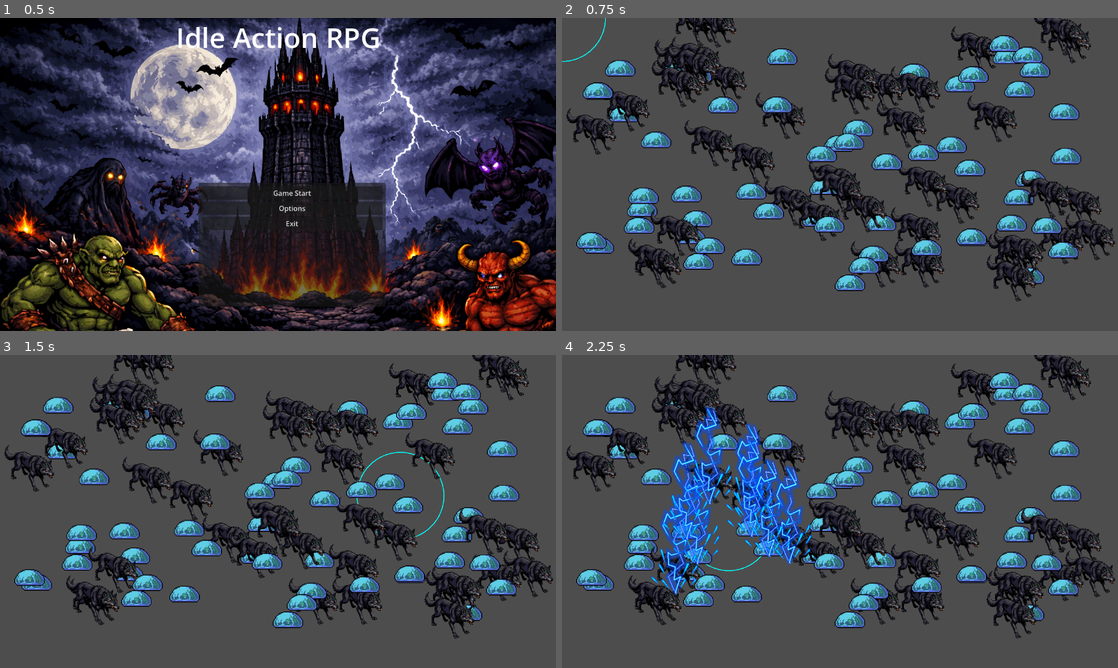
Above: before the commit, frames 1-4 (two rows, left to right).
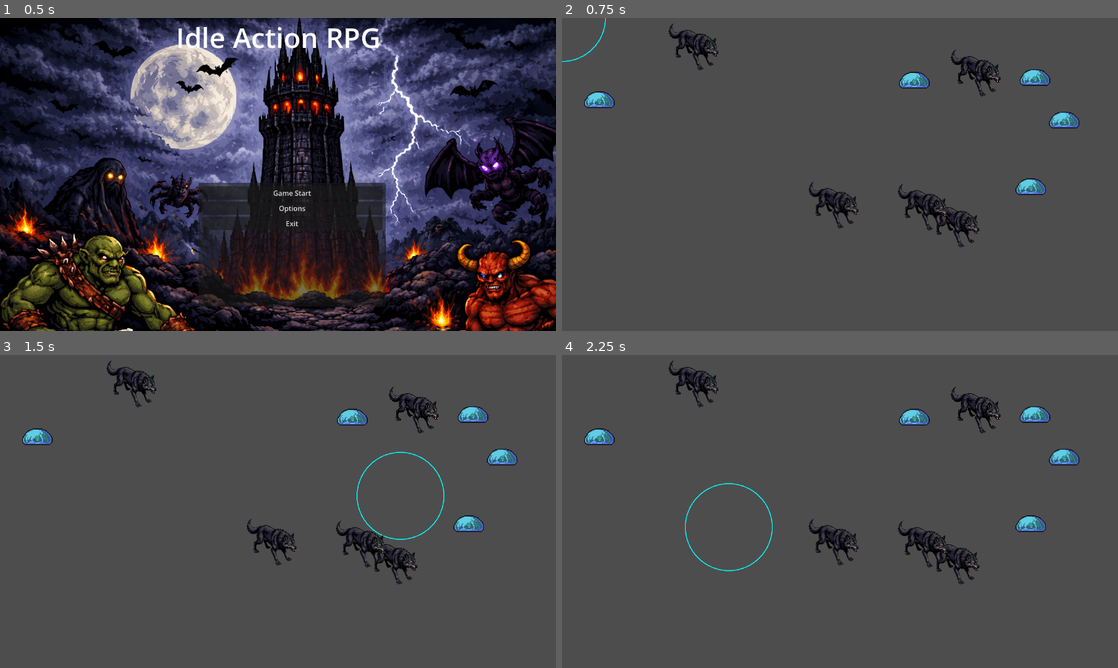
Above: after the commit, the same moments.

Repository: Chopstick83/godot_idle_arpg
Game: Godot game, scene res://mainmenu.tscn
The game is run twice, just before and just after one commit, with the same random seed, the same clock (stepped at 60 frames per second) and the same inputs.
Inputs (mouse positions are in pixels of both pictures, inside the frame that each line leads up to):
- Up to frame 1 (0.5 s): no input
- Up to frame 2 (0.75 s): click "Game Start" at 0.5 s
- Up to frame 3 (1.5 s): tap Enter at 1.25 s; move the mouse to (400, 495) at 1.27 s
- Up to frame 4 (2.25 s): move the mouse to (728, 527) at 2.02 s

Frame 1 is identical in both runs. In frame 2, 27% of the frame differs, in the area x 0-100%, y 0-91%; in frame 3, 27%; in frame 4, 32%.

Commit message:
feat: vfx 및 sfx 추가

Diff:
--- a/Enemy/slime.tscn
+++ b/Enemy/slime.tscn
@@ -10,7 +10,6 @@
 script = ExtResource("1_6ksop")
 
 [node name="Sprite2D" type="Sprite2D" parent="." unique_id=1618503000]
-position = Vector2(0, -19)
 texture = ExtResource("1_abhn7")
 region_enabled = true
 region_rect = Rect2(799, 1114, 70, 38)
@@ -18,5 +17,4 @@
 [node name="Area2D" type="Area2D" parent="." unique_id=1089835394]
 
 [node name="CollisionShape2D" type="CollisionShape2D" parent="Area2D" unique_id=1290180496]
-position = Vector2(0, -19)
 shape = SubResource("RectangleShape2D_6ksop")
--- a/Enemy/wolf.tscn
+++ b/Enemy/wolf.tscn
@@ -10,7 +10,6 @@
 script = ExtResource("1_dvde6")
 
 [node name="Sprite2D" type="Sprite2D" parent="." unique_id=1618503000]
-position = Vector2(0, -54)
 texture = ExtResource("2_p67tn")
 region_enabled = true
 region_rect = Rect2(903, 1172, 115, 108)
@@ -18,5 +17,4 @@
 [node name="Area2D" type="Area2D" parent="." unique_id=80206631]
 
 [node name="CollisionShape2D" type="CollisionShape2D" parent="Area2D" unique_id=852806467]
-position = Vector2(0, -54)
 shape = SubResource("RectangleShape2D_dvde6")
--- /dev/null
+++ b/Vfx/Hit/hit.tscn
@@ -0,0 +1,52 @@
+[gd_scene format=3 uid="uid://byfanui6j7vle"]
+
+[ext_resource type="Texture2D" uid="uid://cc42agnmibmvl" path="res://Vfx/Hit/hit.png" id="1_f7m4i"]
+[ext_resource type="Script" uid="uid://cr6oaaepu3vx1" path="res://Vfx/vfx.gd" id="2_8skax"]
+
+[sub_resource type="AtlasTexture" id="AtlasTexture_8skax"]
+atlas = ExtResource("1_f7m4i")
+region = Rect2(0, 0, 64, 64)
+
+[sub_resource type="AtlasTexture" id="AtlasTexture_12qoh"]
+atlas = ExtResource("1_f7m4i")
+region = Rect2(64, 0, 64, 64)
+
+[sub_resource type="AtlasTexture" id="AtlasTexture_mt6dw"]
+atlas = ExtResource("1_f7m4i")
+region = Rect2(128, 0, 64, 64)
+
+[sub_resource type="AtlasTexture" id="AtlasTexture_2yu43"]
+atlas = ExtResource("1_f7m4i")
+region = Rect2(192, 0, 64, 64)
+
+[sub_resource type="AtlasTexture" id="AtlasTexture_el0mt"]
+atlas = ExtResource("1_f7m4i")
+region = Rect2(256, 0, 64, 64)
+
+[sub_resource type="SpriteFrames" id="SpriteFrames_edvjq"]
+animations = [{
+"frames": [{
+"duration": 1.0,
+"texture": SubResource("AtlasTexture_8skax")
+}, {
+"duration": 1.0,
+"texture": SubResource("AtlasTexture_12qoh")
+}, {
+"duration": 1.0,
+"texture": SubResource("AtlasTexture_mt6dw")
+}, {
+"duration": 1.0,
+"texture": SubResource("AtlasTexture_2yu43")
+}, {
+"duration": 1.0,
+"texture": SubResource("AtlasTexture_el0mt")
+}],
+"loop": false,
+"name": &"default",
+"speed": 15.0
+}]
+
+[node name="hit" type="AnimatedSprite2D" unique_id=1971928662]
+sprite_frames = SubResource("SpriteFrames_edvjq")
+frame_progress = 0.5204692
+script = ExtResource("2_8skax")
--- /dev/null
+++ b/Vfx/Hit2/hit2.tscn
@@ -0,0 +1,52 @@
+[gd_scene format=3 uid="uid://ds5vbd5tnenmi"]
+
+[ext_resource type="Texture2D" uid="uid://cumdvstqff2p8" path="res://Vfx/Hit2/hit2.png" id="1_kpaih"]
+[ext_resource type="Script" uid="uid://cr6oaaepu3vx1" path="res://Vfx/vfx.gd" id="2_h1uaj"]
+
+[sub_resource type="AtlasTexture" id="AtlasTexture_h1uaj"]
+atlas = ExtResource("1_kpaih")
+region = Rect2(0, 0, 64, 64)
+
+[sub_resource type="AtlasTexture" id="AtlasTexture_np4ym"]
+atlas = ExtResource("1_kpaih")
+region = Rect2(64, 0, 64, 64)
+
+[sub_resource type="AtlasTexture" id="AtlasTexture_i3q5r"]
+atlas = ExtResource("1_kpaih")
+region = Rect2(128, 0, 64, 64)
+
+[sub_resource type="AtlasTexture" id="AtlasTexture_ksbgp"]
+atlas = ExtResource("1_kpaih")
+region = Rect2(192, 0, 64, 64)
+
+[sub_resource type="AtlasTexture" id="AtlasTexture_pj74y"]
+atlas = ExtResource("1_kpaih")
+region = Rect2(256, 0, 64, 64)
+
+[sub_resource type="SpriteFrames" id="SpriteFrames_edvjq"]
+animations = [{
+"frames": [{
+"duration": 1.0,
+"texture": SubResource("AtlasTexture_h1uaj")
+}, {
+"duration": 1.0,
+"texture": SubResource("AtlasTexture_np4ym")
+}, {
+"duration": 1.0,
+"texture": SubResource("AtlasTexture_i3q5r")
+}, {
+"duration": 1.0,
+"texture": SubResource("AtlasTexture_ksbgp")
+}, {
+"duration": 1.0,
+"texture": SubResource("AtlasTexture_pj74y")
+}],
+"loop": false,
+"name": &"default",
+"speed": 15.0
+}]
+
+[node name="hit" type="AnimatedSprite2D" unique_id=1971928662]
+sprite_frames = SubResource("SpriteFrames_edvjq")
+frame_progress = 0.5204692
+script = ExtResource("2_h1uaj")
--- /dev/null
+++ b/Vfx/Hit3/hit3.tscn
@@ -0,0 +1,66 @@
+[gd_scene format=3 uid="uid://ckvx7v0bcvpsv"]
+
+[ext_resource type="Texture2D" uid="uid://cyk7iil0ltp46" path="res://Vfx/Hit3/hit3.png" id="1_vpl2l"]
+[ext_resource type="Script" uid="uid://cr6oaaepu3vx1" path="res://Vfx/vfx.gd" id="2_4lxur"]
+
+[sub_resource type="AtlasTexture" id="AtlasTexture_4lxur"]
+atlas = ExtResource("1_vpl2l")
+region = Rect2(0, 0, 64, 64)
+
+[sub_resource type="AtlasTexture" id="AtlasTexture_u8grv"]
+atlas = ExtResource("1_vpl2l")
+region = Rect2(64, 0, 64, 64)
+
+[sub_resource type="AtlasTexture" id="AtlasTexture_40cjm"]
+atlas = ExtResource("1_vpl2l")
+region = Rect2(128, 0, 64, 64)
+
+[sub_resource type="AtlasTexture" id="AtlasTexture_h140o"]
+atlas = ExtResource("1_vpl2l")
+region = Rect2(192, 0, 64, 64)
+
+[sub_resource type="AtlasTexture" id="AtlasTexture_8ckbb"]
+atlas = ExtResource("1_vpl2l")
+region = Rect2(256, 0, 64, 64)
+
+[sub_resource type="AtlasTexture" id="AtlasTexture_es5oi"]
+atlas = ExtResource("1_vpl2l")
+region = Rect2(0, 64, 64, 64)
+
+[sub_resource type="AtlasTexture" id="AtlasTexture_amuex"]
+atlas = ExtResource("1_vpl2l")
+region = Rect2(64, 64, 64, 64)
+
+[sub_resource type="SpriteFrames" id="SpriteFrames_edvjq"]
+animations = [{
+"frames": [{
+"duration": 1.0,
+"texture": SubResource("AtlasTexture_4lxur")
+}, {
+"duration": 1.0,
+"texture": SubResource("AtlasTexture_u8grv")
+}, {
+"duration": 1.0,
+"texture": SubResource("AtlasTexture_40cjm")
+}, {
+"duration": 1.0,
+"texture": SubResource("AtlasTexture_h140o")
+}, {
+"duration": 1.0,
+"texture": SubResource("AtlasTexture_8ckbb")
+}, {
+"duration": 1.0,
+"texture": SubResource("AtlasTexture_es5oi")
+}, {
+"duration": 1.0,
+"texture": SubResource("AtlasTexture_amuex")
+}],
+"loop": false,
+"name": &"default",
+"speed": 35.0
+}]
+
+[node name="hit" type="AnimatedSprite2D" unique_id=1971928662]
+sprite_frames = SubResource("SpriteFrames_edvjq")
+frame_progress = 0.5204692
+script = ExtResource("2_4lxur")
--- /dev/null
+++ b/Vfx/Hits/hits.tscn
@@ -0,0 +1,11 @@
+[gd_scene format=3 uid="uid://bub5nn2eedveb"]
+
+[ext_resource type="PackedScene" uid="uid://ckvx7v0bcvpsv" path="res://Vfx/Hit3/hit3.tscn" id="1_auvyr"]
+
+[node name="Node2D" type="Node2D" unique_id=620353719]
+
+[node name="hit" parent="." unique_id=1971928662 instance=ExtResource("1_auvyr")]
+position = Vector2(0, -32)
+
+[node name="hit2" parent="." unique_id=1101078790 instance=ExtResource("1_auvyr")]
+position = Vector2(-52, 14)
--- /dev/null
+++ b/Vfx/Slash/slash.tscn
@@ -0,0 +1,87 @@
+[gd_scene format=3 uid="uid://l63bge7y2cw0"]
+
+[ext_resource type="Texture2D" uid="uid://c6uyr0xoxg4tx" path="res://Vfx/Slash/Slash.png" id="1_hgeqi"]
+[ext_resource type="Script" uid="uid://cr6oaaepu3vx1" path="res://Vfx/vfx.gd" id="2_fwdot"]
+
+[sub_resource type="AtlasTexture" id="AtlasTexture_fwdot"]
+atlas = ExtResource("1_hgeqi")
+region = Rect2(0, 0, 128, 128)
+
+[sub_resource type="AtlasTexture" id="AtlasTexture_yfknu"]
+atlas = ExtResource("1_hgeqi")
+region = Rect2(128, 0, 128, 128)
+
+[sub_resource type="AtlasTexture" id="AtlasTexture_gxef0"]
+atlas = ExtResource("1_hgeqi")
+region = Rect2(256, 0, 128, 128)
+
+[sub_resource type="AtlasTexture" id="AtlasTexture_kdhvj"]
+atlas = ExtResource("1_hgeqi")
+region = Rect2(384, 0, 128, 128)
+
+[sub_resource type="AtlasTexture" id="AtlasTexture_g6h14"]
+atlas = ExtResource("1_hgeqi")
+region = Rect2(512, 0, 128, 128)
+
+[sub_resource type="AtlasTexture" id="AtlasTexture_mb3vf"]
+atlas = ExtResource("1_hgeqi")
+region = Rect2(0, 128, 128, 128)
+
+[sub_resource type="AtlasTexture" id="AtlasTexture_56p5b"]
+atlas = ExtResource("1_hgeqi")
+region = Rect2(128, 128, 128, 128)
+
+[sub_resource type="AtlasTexture" id="AtlasTexture_p6771"]
+atlas = ExtResource("1_hgeqi")
+region = Rect2(256, 128, 128, 128)
+
+[sub_resource type="AtlasTexture" id="AtlasTexture_pfcko"]
+atlas = ExtResource("1_hgeqi")
+region = Rect2(384, 128, 128, 128)
+
+[sub_resource type="AtlasTexture" id="AtlasTexture_t3qwi"]
+atlas = ExtResource("1_hgeqi")
+region = Rect2(512, 128, 128, 128)
+
+[sub_resource type="SpriteFrames" id="SpriteFrames_edvjq"]
+animations = [{
+"frames": [{
+"duration": 1.0,
+"texture": SubResource("AtlasTexture_fwdot")
+}, {
+"duration": 1.0,
+"texture": SubResource("AtlasTexture_yfknu")
+}, {
+"duration": 1.0,
+"texture": SubResource("AtlasTexture_gxef0")
+}, {
+"duration": 1.0,
+"texture": SubResource("AtlasTexture_kdhvj")
+}, {
+"duration": 1.0,
+"texture": SubResource("AtlasTexture_g6h14")
+}, {
+"duration": 1.0,
+"texture": SubResource("AtlasTexture_mb3vf")
+}, {
+"duration": 1.0,
+"texture": SubResource("AtlasTexture_56p5b")
+}, {
+"duration": 1.0,
+"texture": SubResource("AtlasTexture_p6771")
+}, {
+"duration": 1.0,
+"texture": SubResource("AtlasTexture_pfcko")
+}, {
+"duration": 1.0,
+"texture": SubResource("AtlasTexture_t3qwi")
+}],
+"loop": false,
+"name": &"default",
+"speed": 15.0
+}]
+
+[node name="slash" type="AnimatedSprite2D" unique_id=1971928662]
+sprite_frames = SubResource("SpriteFrames_edvjq")
+frame_progress = 0.5204692
+script = ExtResource("2_fwdot")
--- a/Vfx/Thunder/thunder.tscn
+++ b/Vfx/Thunder/thunder.tscn
@@ -1,6 +1,6 @@
 [gd_scene format=3 uid="uid://tq0ge43dhgda"]
 
-[ext_resource type="Script" uid="uid://cr6oaaepu3vx1" path="res://Vfx/Thunder/thunder.gd" id="1_nundx"]
+[ext_resource type="Script" uid="uid://cr6oaaepu3vx1" path="res://Vfx/vfx.gd" id="1_nundx"]
 [ext_resource type="Texture2D" uid="uid://cbdllpmwv25ul" path="res://Vfx/Thunder/Thunder.png" id="1_y6r5b"]
 
 [sub_resource type="AtlasTexture" id="AtlasTexture_nundx"]
--- a/main.gd
+++ b/main.gd
@@ -3,6 +3,7 @@
 @onready var timer: Timer = $Timer
 @onready var area_2d: Area2D = $Area2D
 @onready var collision_shape_2d: CollisionShape2D = $Area2D/CollisionShape2D
+@onready var attack_sound_player: AudioStreamPlayer = $AttackSoundPlayer
 
 var slime_resource = preload("res://Enemy/slime.tscn")
 var wolf_resource = preload("res://Enemy/wolf.tscn")
@@ -11,7 +12,7 @@
 	slime_resource, wolf_resource
 ]
 
-@export var lightning_effect_scene: PackedScene # 인스펙터에서 번개 이펙트 씬 할당
+@export var attack_effect_scene: PackedScene # 인스펙터에서 공격 이펙트 씬 할당
 
 var enemies_in_area: Array[Node2D] = []
 var is_mouse_hovering: bool = false
@@ -29,7 +30,7 @@
 	area_2d.global_position = current_mouse_pos
 
 func _ready() -> void:
-	var num_enemies = 100
+	var num_enemies = 10
 	collision_shape_2d.shape.radius = mouse_radius
 
 	var viewport_size = get_viewport_rect().size
@@ -51,14 +52,20 @@
 		if not is_instance_valid(enemy):
 			continue
 
-		var effect = lightning_effect_scene.instantiate()
+		var effect = attack_effect_scene.instantiate()
 
 		# 이펙트를 씬 트리에 추가 (적의 자식으로 넣으면 적이 죽을 때 이펙트도 같이 사라지므로, 보통은 현재 씬(최상위)에 추가)
 		get_tree().current_scene.add_child(effect)
 
 		# 이펙트의 위치를 적의 위치로 설정
 		effect.global_position = enemy.global_position
-		effect.global_position.y -= 112 # 발 아래쪽 정렬
+
+		# 공격 이펙트 추가 보정
+		effect.scale *= 0.6
+		#effect.global_position.y -= 10
+
+		# 공격 사운드 처리
+		attack_sound_player.play()
 
 
 func _on_area_2d_area_entered(area: Area2D) -> void:
--- a/main.tscn
+++ b/main.tscn
@@ -1,72 +1,14 @@
 [gd_scene format=3 uid="uid://cd1gwb0mqh2jo"]
 
 [ext_resource type="Script" uid="uid://c0ug11ao6ehdm" path="res://main.gd" id="1_ig7tw"]
-[ext_resource type="Texture2D" uid="uid://cbdllpmwv25ul" path="res://Vfx/Thunder/Thunder.png" id="2_h2yge"]
-[ext_resource type="Script" uid="uid://cr6oaaepu3vx1" path="res://Vfx/Thunder/thunder.gd" id="3_1bvp3"]
-
-[sub_resource type="AtlasTexture" id="AtlasTexture_nundx"]
-atlas = ExtResource("2_h2yge")
-region = Rect2(0, 0, 128, 256)
-
-[sub_resource type="AtlasTexture" id="AtlasTexture_ek8lt"]
-atlas = ExtResource("2_h2yge")
-region = Rect2(128, 0, 128, 256)
-
-[sub_resource type="AtlasTexture" id="AtlasTexture_ikvuv"]
-atlas = ExtResource("2_h2yge")
-region = Rect2(256, 0, 128, 256)
-
-[sub_resource type="AtlasTexture" id="AtlasTexture_xnopk"]
-atlas = ExtResource("2_h2yge")
-region = Rect2(384, 0, 128, 256)
-
-[sub_resource type="AtlasTexture" id="AtlasTexture_nmvt5"]
-atlas = ExtResource("2_h2yge")
-region = Rect2(512, 0, 128, 256)
-
-[sub_resource type="SpriteFrames" id="SpriteFrames_edvjq"]
-animations = [{
-"frames": [{
-"duration": 1.0,
-"texture": SubResource("AtlasTexture_nundx")
-}, {
-"duration": 1.0,
-"texture": SubResource("AtlasTexture_ek8lt")
-}, {
-"duration": 1.0,
-"texture": SubResource("AtlasTexture_ikvuv")
-}, {
-"duration": 1.0,
-"texture": SubResource("AtlasTexture_xnopk")
-}, {
-"duration": 1.0,
-"texture": SubResource("AtlasTexture_nmvt5")
-}],
-"loop": true,
-"name": &"default",
-"speed": 15.0
-}]
-
-[sub_resource type="PackedScene" id="PackedScene_lquwl"]
-_bundled = {
-"conn_count": 0,
-"conns": PackedInt32Array(),
-"editable_instances": [],
-"id_paths": [],
-"names": PackedStringArray("Thunder", "Node2D", "AnimatedSprite2D", "sprite_frames", "frame_progress", "script"),
-"node_count": 2,
-"node_ids": PackedInt32Array(19877174, 254925430),
-"node_paths": [],
-"nodes": PackedInt32Array(-1, -1, 1, 0, -1, 0, 0, 0, 0, 2, 2, -1, 3, 3, 0, 4, 1, 5, 2, 0),
-"variants": [SubResource("SpriteFrames_edvjq"), 0.5204692, ExtResource("3_1bvp3")],
-"version": 3
-}
+[ext_resource type="PackedScene" uid="uid://bub5nn2eedveb" path="res://Vfx/Hits/hits.tscn" id="2_0xm2m"]
+[ext_resource type="AudioStream" uid="uid://dtlwftvg8j46u" path="res://Sfx/hit05.mp3.wav" id="3_h2yge"]
 
 [sub_resource type="CircleShape2D" id="CircleShape2D_0xm2m"]
 
 [node name="Main" type="Node2D" unique_id=2095724335]
 script = ExtResource("1_ig7tw")
-lightning_effect_scene = SubResource("PackedScene_lquwl")
+attack_effect_scene = ExtResource("2_0xm2m")
 
 [node name="Area2D" type="Area2D" parent="." unique_id=1743235871]
 
@@ -77,6 +19,10 @@
 wait_time = 0.5
 autostart = true
 
+[node name="AttackSoundPlayer" type="AudioStreamPlayer" parent="." unique_id=1320941039]
+stream = ExtResource("3_h2yge")
+volume_db = -15.0
+
 [connection signal="area_entered" from="Area2D" to="." method="_on_area_2d_area_entered"]
 [connection signal="area_exited" from="Area2D" to="." method="_on_area_2d_area_exited"]
 [connection signal="timeout" from="Timer" to="." method="_on_timer_timeout"]
Not shown, added: Sfx/hit05.mp3.wav.import
Binary file added: Vfx/Hit/hit.png
Not shown, added: Vfx/Hit/hit.png.import
Binary file added: Vfx/Hit2/hit2.png
Not shown, added: Vfx/Hit2/hit2.png.import
Binary file added: Vfx/Hit3/hit3.png
Not shown, added: Vfx/Hit3/hit3.png.import
Binary file added: Vfx/Slash/Slash.png
Not shown, added: Vfx/Slash/Slash.png.import
Renamed: Vfx/Thunder/thunder.gd -> Vfx/vfx.gd
Renamed: Vfx/Thunder/thunder.gd.uid -> Vfx/vfx.gd.uid
Not shown, added: Sfx/hit05.mp3.flac
(and 1 more such lines)
